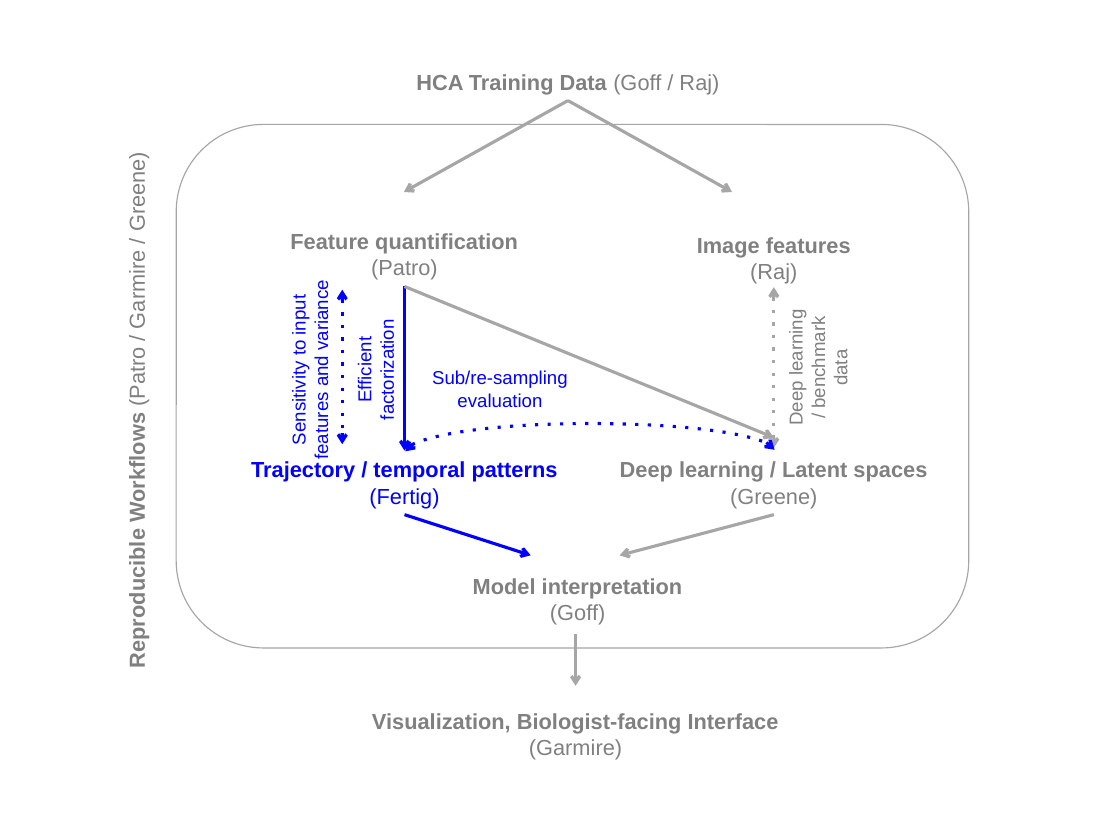
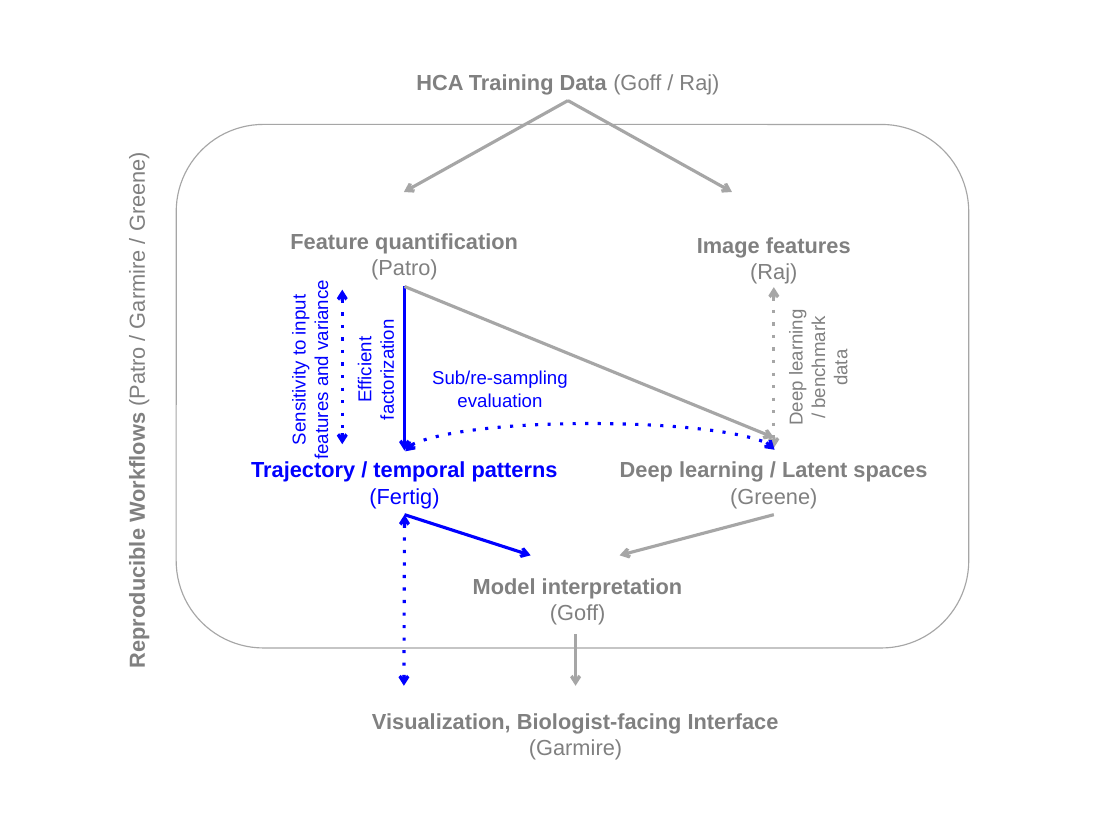
Before and after one commit to FertigLab/HCA, a slide deck: slide 1 of CollaborativeNetwork.pptx. Drawn at 1120x840 pixels with LibreOffice and Linux fonts; fonts in the diff are those of the drawing. Boxes give left, top, right and bottom in pixels: in the first picture for what was removed or moved away, otherwise in the second. Text is boxed around its words. In the diff, an @@ line names an element or a change of style, - is before the commit and + after.

Commit message:
added interaction on visualization with Garmire group

```diff
--- a/CollaborativeNetwork.pptx
+++ b/CollaborativeNetwork.pptx
@@ double arrow added from (404, 515) to (404, 685), #0000FF 2 pt dashed @@
```
